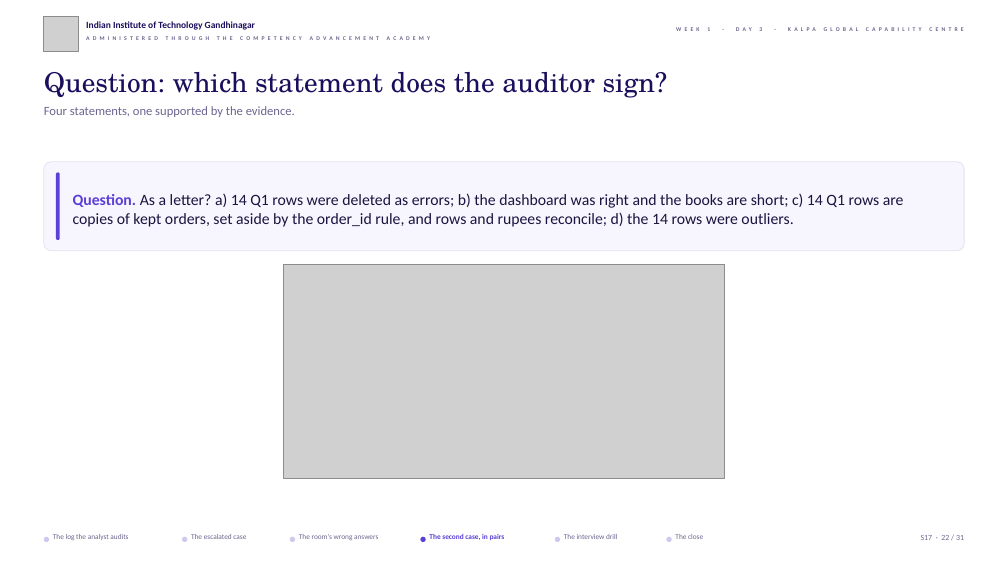
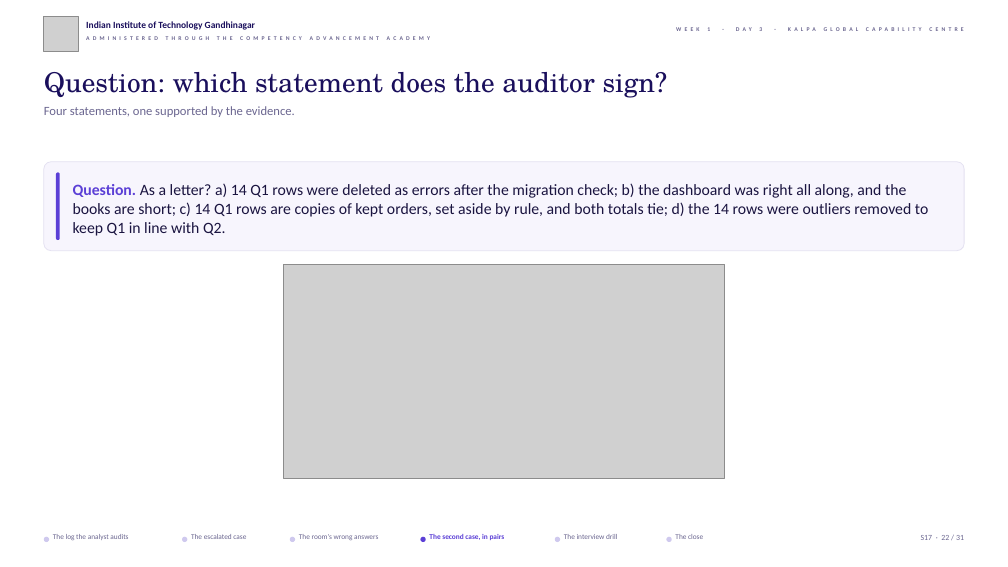
Before and after one commit to fde-academy-lab/c2-content-factory, a slide deck: slide 22 of content/W01/D3/slides/C2_W01_D03_half2_STUDENT.pptx. Drawn at 1008x567 pixels with LibreOffice and Linux fonts; fonts in the diff are those of the drawing; grey boxes stand for pictures; background and template pictures are left out. Boxes give left, top, right and bottom in pixels: in the first picture for what was removed or moved away, otherwise in the second. Text is boxed around its words. In the diff, an @@ line names an element or a change of style, - is before the commit and + after.

```diff
--- a/content/W01/D3/slides/C2_W01_D03_half2_STUDENT.pptx
+++ b/content/W01/D3/slides/C2_W01_D03_half2_STUDENT.pptx
@@ text at [73, 183, 928, 236]: text changed @@
-Question. As a letter? a) 14 Q1 rows were deleted as errors; b) the dashboard was right and the books are short; c) 14 Q1 rows are copies of kept orders, set aside by the order_id rule, and rows and rupees reconcile; d) the 14 rows were outliers.
+Question. As a letter? a) 14 Q1 rows were deleted as errors after the migration check; b) the dashboard was right all along, and the books are short; c) 14 Q1 rows are copies of kept orders, set aside by rule, and both totals tie; d) the 14 rows were outliers removed to keep Q1 in line with Q2.
```
Also in this commit, not shown: 4 other slides changed, 29 other files.
